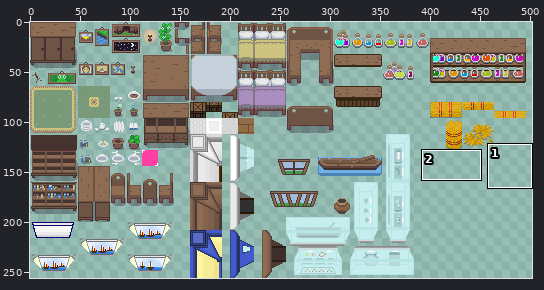
Two states of a sprite sheet, Source/Inside.png. Above, an overview of the earlier version with the close-up marked.
Close-up. The starting point:
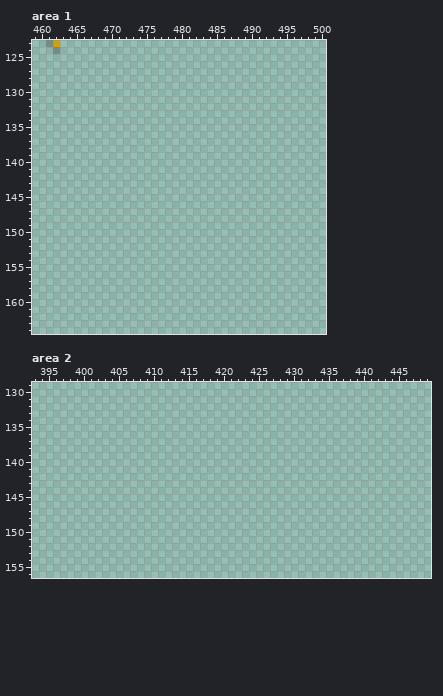
The file is 503x256 pixels. Pixels under 10% opacity are left out. Colours within 5 levels of each other are drawn and written as one. Shown: area 1: x 459..500, y 123..164; area 2: x 393..449, y 129..156. The wide view leaves out empty margins. The commit also changed other parts of the picture, which this record leaves out.
New version:
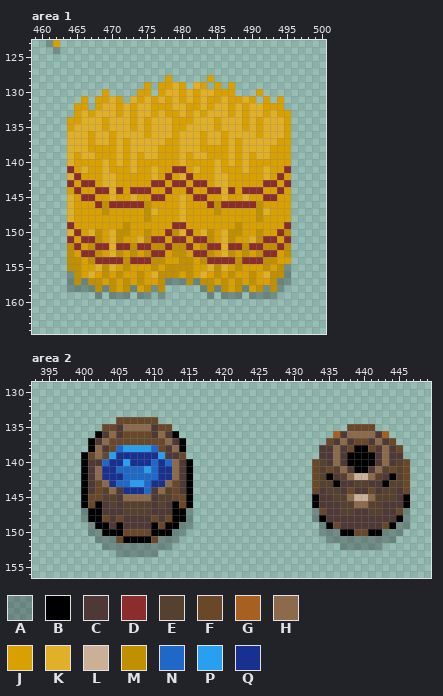
Palette (. is transparent): A #00000040  B #000000  C #4f3936  D #8c2d2d  E #55412e  F #684828  G #a86020  H #8b6b4c  J #d8a000  K #e0b028  L #cab097  M #c09000  N #2068c8  P #28a0f0  Q #183090
The edit:
Changed rows in their new state; - is an unchanged pixel.
Area 1:
first column x 464:
128 --------------J-----J-----------
129 -----------J-JJKJ-KJ-J-J--------
130 -----J----JJ-JKKJKJKKJJJ---J----
131 --J-JJKJ-KJKJKJKJKJKJJKJJKJ-J-J-
132 -JJ-JKKJKJKKJJJKKJJKJKKJKJKKJJJ-
133 -JKJKKKJKJKKJKJJKJKJKKKJKJKKJKJJ
134 JJKKKJKKKJKJKKKJJJKKKJKKKJKJKKKJ
135 JKKKKJKKKJKJKKKJJKKKKJKKKJKJKKKJ
136 KKKJKKJKKKKJKKKJKKKJKKJKKKKJKKKJ
137 KKKJKKJKJKKKKKJJKKKJKKJKJKKKKKJJ
138 KKKJJJJKJKKKKJJJKKKJJJJKJKKKKJJJ
139 KJKKJJJKJKJKKJJJKJKKJJJKJKJKKJJJ
140 KJJJJKJKJKJJJJJJKJJJJKJKJKJJJJJJ
141 DJKJJKJJJKJJKJJDDJKJJKJJJKJJKJJD
142 KDJJJKKJJJJJKJDJKDJJJKKJJJJJKJDJ
143 DJDDJKKJJJJJDDJDDJDDJKKJJJJJDDJD
144 JDJJDDKDJDDDJJDJJDJJDDKDJDDDJJDJ
145 KJDDJJKJJKJJDDJJKJDDJJKJJKJJDDJJ
146 KJJJDMDDDDDMJJJJKJJJDMDDDDDMJJJJ
147 KJJJJMJJJJJMKJJJKJJJJMJJJJJMKJJJ
148 KJJJJJJJJJJMJJJJKJJJJJJJJJJMJJJJ
149 DJJJJJJJMJJJJJJDDJJJJJJJMJJJJJJD
150 KDJKMJKMMJJMJJDMKDJKMJKMMJJMJJDM
151 DJDDMJKMJJKMDDJDDJDDMJKMJJKMDDJD
152 MDJMDDKDDMDDMMDMMDJMDDKDDMDDMMDM
153 MJDDMJKMJMJMDDJMMJDDMJKMJMJMDDJM
154 MMJMDDDDMDDDMMJJMMJMDDDDMDDDMMJJ
155 MMJJKMKJMJJJMJMMMMJJKMKJMJJJMJMA
156 AMJKJMJMJJMJKMMMJMJKJMJMJJMJKMMA
157 AMAMMJMJMJMJJMAAAMAMMJMJMJMJJMAA
158 AAAAMAMJMAJMAM-----AMAMJMAJMAMA-
159 ----A-AAA-AA-A------A-AAA-AAAA--
Area 2:
first column x 400:
134 -----FFFFFF------------------------------------
135 ---FFCHHHHCFF-------------------------FFFF-----
136 --BCHCFFFFCHCB----------------------GCHHHHCG---
137 -BCHFFFFFFFFHCB--------------------FCHCFFCHCF--
138 -BHCFNPPPPNFCHB-------------------CCHCFBBFCHCF-
139 BFHFPQQQQQQPCCF-------------------CCHCBBBBCHCC-
140 BCCNQQPQQQNQNHCB-----------------FECHCBBBBCHCEF
141 BCHQQNNNNPNQQHCB-----------------FEFEHCBBCHEFEF
142 BCHQQQNNNNNQQHCB-----------------FEBCEHLLHECBEF
143 BCFHQNNPPNQQHFCB-----------------FEEBCCEECCBEEF
144 BCFEHCQQQNCHEFCB-----------------FCEECFCCFCEECF
145 BFFEECHHHHCEEFFB-----------------BCCEEHLLHEEECB
146 BFBCECEEEECECBFB-----------------BCCCEEHHEECCCB
147 ABBCCCEEEECCCBBA-----------------AFCCEECCEECCFA
148 ABBFCFCCCCFCFBBA-----------------ABCCCCCCCCCCBA
149 -ABBCBCCCCBFBBAA------------------ABFCCCCCCFBAA
150 -AABBBFFFFBBBAA-------------------AAABBFFBBAAA-
151 --AAAFBBBBFAAA---------------------AAAAAAAAAA--
152 ---AAAAAAAAAA------------------------AAAAAA----
153 -----AAAAAA------------------------------------
Where, in picture pixels (left, top, right, bottom), the same in both close-ups:
added: (67, 75, 291, 299)
added: (81, 417, 193, 557)
added: (312, 424, 410, 550)
